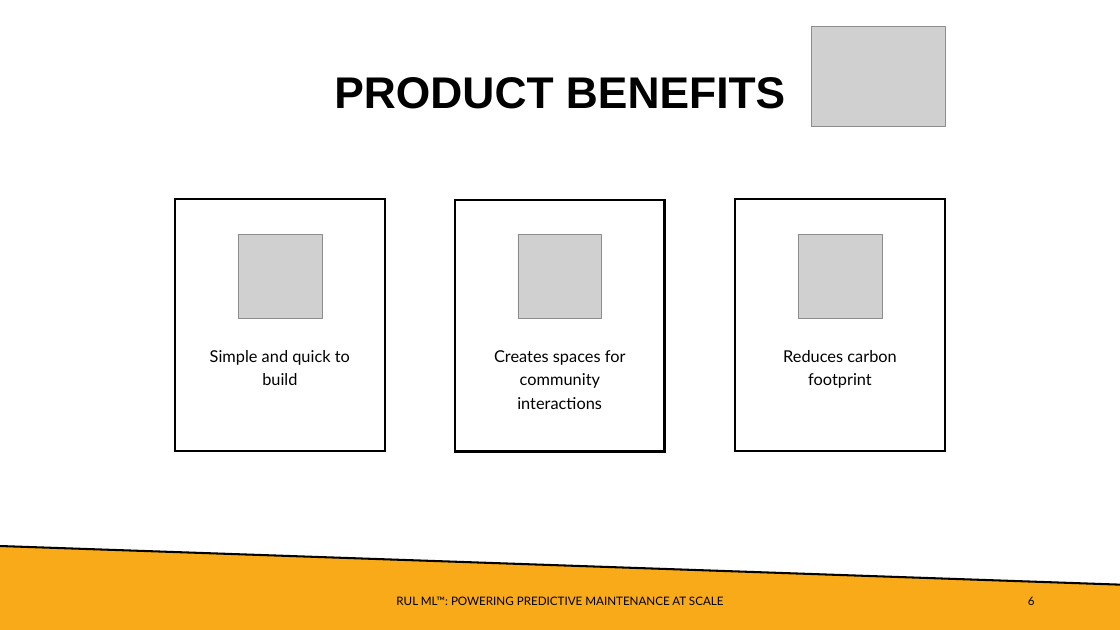
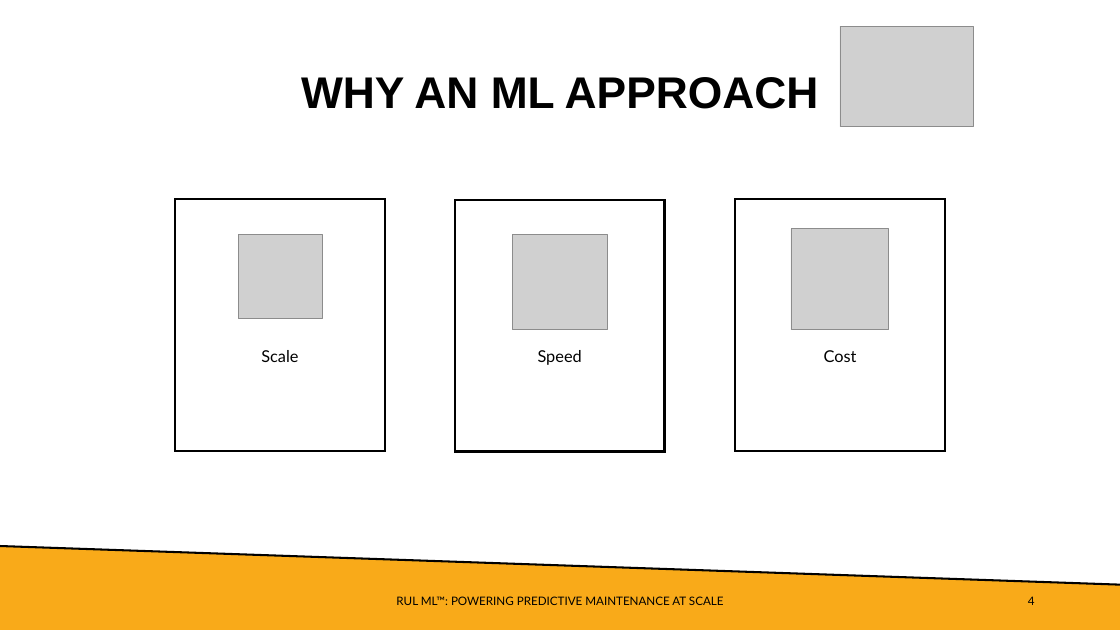
Before and after one commit to ddealwis09/Remaining_Useful_Life, a slide deck: slide 4 of docs/FourthBrain Capstone Demo Day Deck.pptx (slide 6 before the commit). Drawn at 1120x630 pixels with LibreOffice and Linux fonts; fonts in the diff are those of the drawing; grey boxes stand for pictures. Boxes give left, top, right and bottom in pixels: in the first picture for what was removed or moved away, otherwise in the second. Text is boxed around its words. In the diff, an @@ line names an element or a change of style, - is before the commit and + after.

```diff
--- a/docs/FourthBrain Capstone Demo Day Deck.pptx
+++ b/docs/FourthBrain Capstone Demo Day Deck.pptx
@@ picture: place and size @@
-picture at <box>812,26,945,127</box>
+picture at <box>840,26,974,127</box>
@@ title at <box>301,77,819,109</box>: text changed @@
-PRODUCT BENEFITS
+WHY AN ML APPROACH
@@ picture: place and size @@
-picture at <box>518,235,602,319</box>
+picture at <box>513,234,607,329</box>
@@ picture: place and size @@
-picture at <box>799,234,883,318</box>
+picture at <box>791,229,889,330</box>
@@ text at <box>261,350,298,362</box>: text changed @@
-Simple and quick to build
+Scale
@@ text at <box>538,350,582,365</box>: text changed @@
-Creates spaces for community interactions
+Speed
@@ text at <box>824,350,857,362</box>: text changed @@
-Reduces carbon footprint
+Cost
@@ page number at <box>1028,596,1035,605</box>: text changed @@
-6
+4
```
Also in this commit, not shown: 7 other slides changed, 7 other files.
